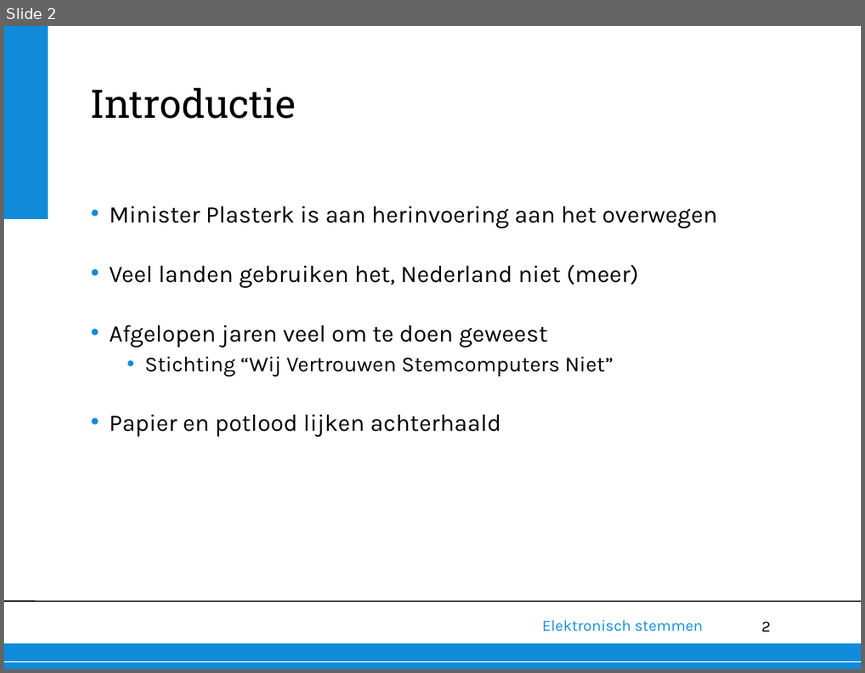
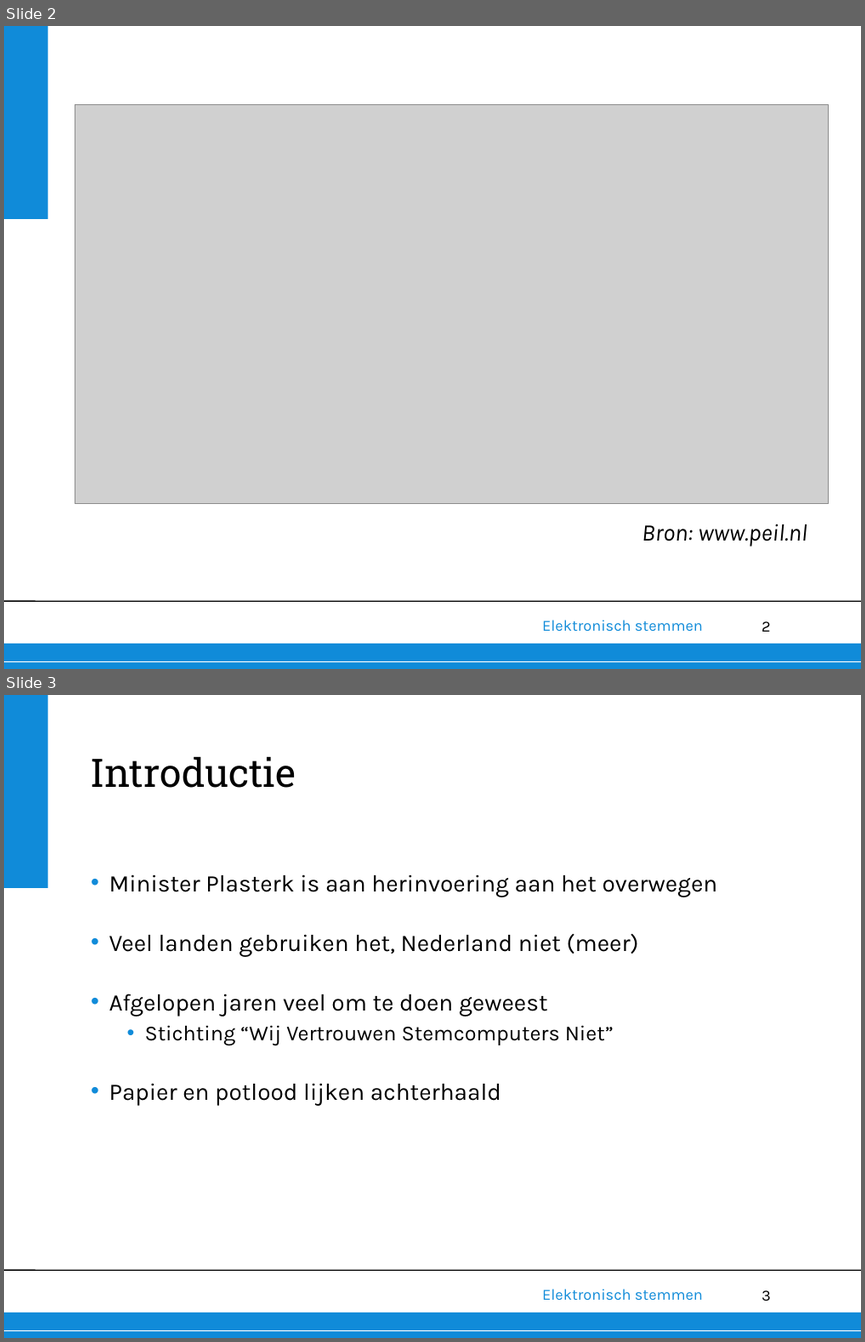
Before and after one commit to deazurain/ethiek, a slide deck: presentatie/presentatie.pptx. Shown one above the other, each under a label of ours: slide 2 before the commit, slides 2 and 3 after it. The pictures are 865x673 and 865x1342 pixels, drawn with LibreOffice and Linux fonts; fonts in the diff are those of the drawing; grey boxes stand for pictures; background and template pictures are left out. Boxes give left, top, right and bottom in pixels: in the first picture for what was removed or moved away, otherwise in the second. Text is boxed around its words. In the diff, an @@ line names an element or a change of style, - is before the commit and + after.

```diff
--- a/presentatie/presentatie.pptx
+++ b/presentatie/presentatie.pptx
@@ slide 2 added at (x1=4, y1=26, x2=861, y2=669), background #FFFFFF; not listed: 6 template elements that a slide beside it also shows @@
@@ picture added at (x1=75, y1=105, x2=828, y2=504) @@
@@ text added at (x1=642, y1=524, x2=807, y2=546), 20 pt, text #000000, italic @@
+Bron: www.peil.nl
@@ what was slide 2 is now slide 3 @@
@@ page number at (x1=761, y1=1290, x2=771, y2=1301): text changed @@
-2
+3
```
Also in this commit, not shown: 3 slides changed.
